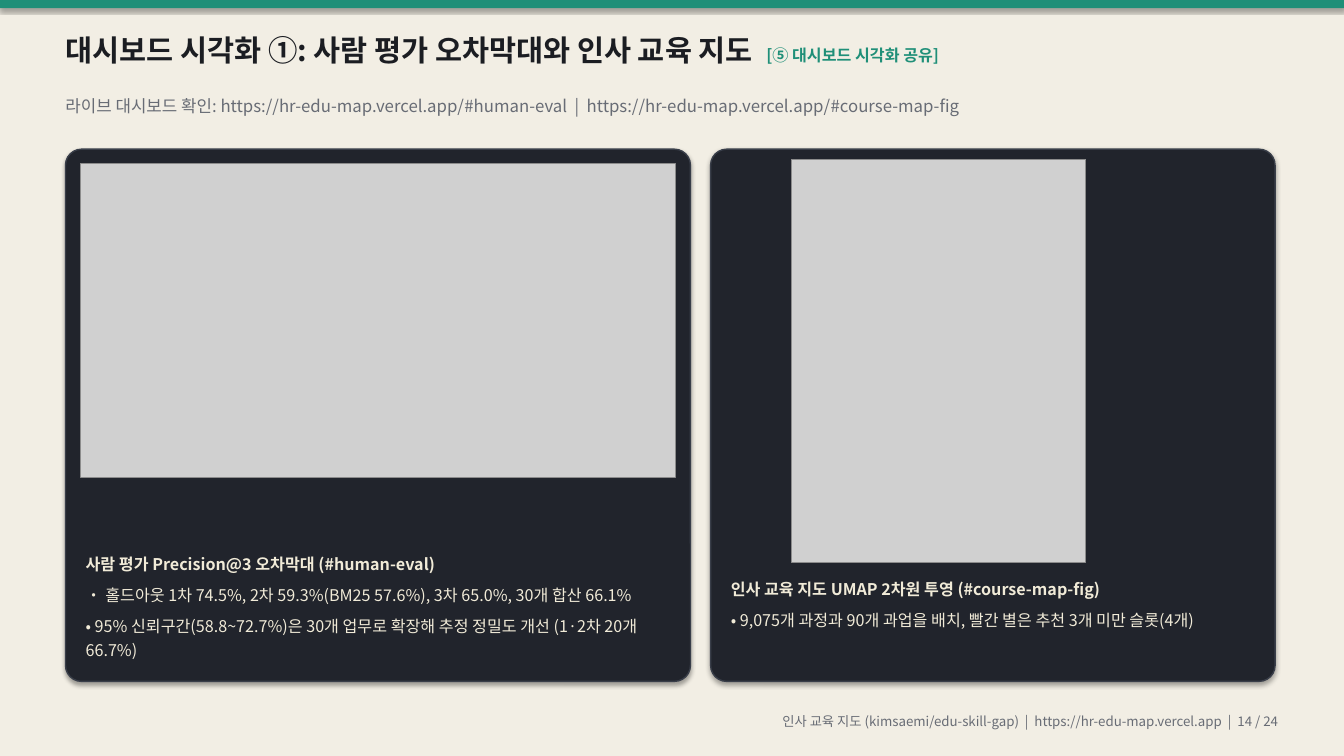
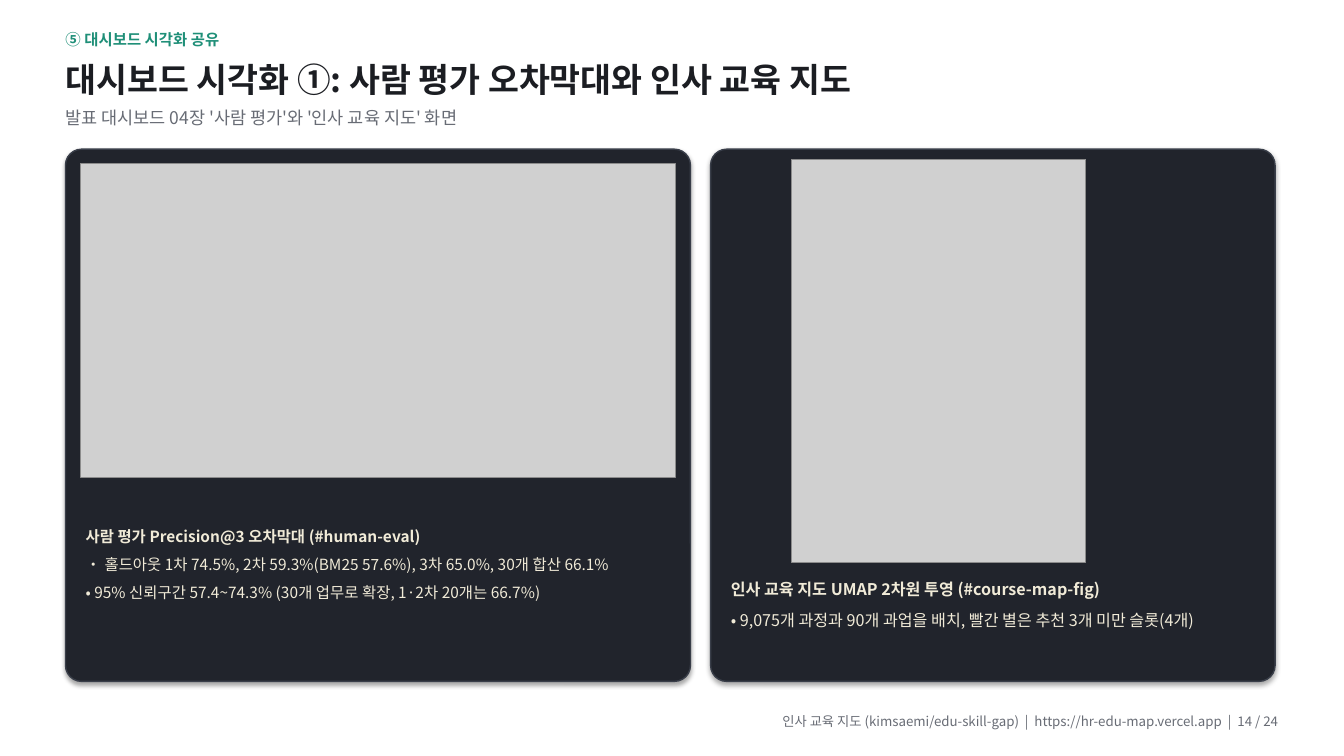
Before and after one commit to kimsaemi/edu-skill-gap, a slide deck: slide 14 of presentation/HR_교육지도_발표.pptx. Drawn at 1344x756 pixels with LibreOffice and Linux fonts; fonts in the diff are those of the drawing; grey boxes stand for pictures. Boxes give left, top, right and bottom in pixels: in the first picture for what was removed or moved away, otherwise in the second. Text is boxed around its words. In the diff, an @@ line names an element or a change of style, - is before the commit and + after.

```diff
--- a/presentation/HR_교육지도_발표.pptx
+++ b/presentation/HR_교육지도_발표.pptx
@@ rectangle at (0,0,1344,756): fill #F2EEE4 to #FFFFFF @@
@@ rectangle removed at (0,0,1344,8) @@
@@ text added at (65,32,219,47), 11 pt, text #1F8F78, bold @@
+⑤ 대시보드 시각화 공유
@@ text at (65,63,851,95): text changed; size 21 to 24 pt @@
-대시보드 시각화 ①: 사람 평가 오차막대와 인사 교육 지도 [⑤ 대시보드 시각화 공유]
+대시보드 시각화 ①: 사람 평가 오차막대와 인사 교육 지도
@@ text at (65,109,457,126): text changed; size 12 to 12.5 pt @@
-라이브 대시보드 확인: https://hr-edu-map.vercel.app/#human-eval | https://hr-edu-map.vercel.app/#course-map-fig
+발표 대시보드 04장 '사람 평가'와 '인사 교육 지도' 화면
@@ text at (86,529,609,573): size 11.5 to 11 pt in "사람 평가 Precision@3 오차막대 (#human-eval)", "• 홀드아웃 1차 74.5%, 2차 59.3%(BM25 57.6%), ..."; line spacing 1.25 to 1.15 @@
@@ text "사람 평가 Precision@3 오차막대 (#human-eval)": place and size @@
-text "사람 평가 Precision@3 오차막대 (#human-eval)" at (86,556,637,659)
+text "사람 평가 Precision@3 오차막대 (#human-eval)" at (86,529,609,601)
@@ text at (94,585,540,601): text changed; size 11.5 to 11 pt @@
-• 95% 신뢰구간(58.8~72.7%)은 30개 업무로 확장해 추정 정밀도 개선 (1·2차 20개 66.7%)
+• 95% 신뢰구간 57.4~74.3% (30개 업무로 확장, 1·2차 20개는 66.7%)
```
Also in this commit, not shown: 22 other slides changed, 4 other files.
